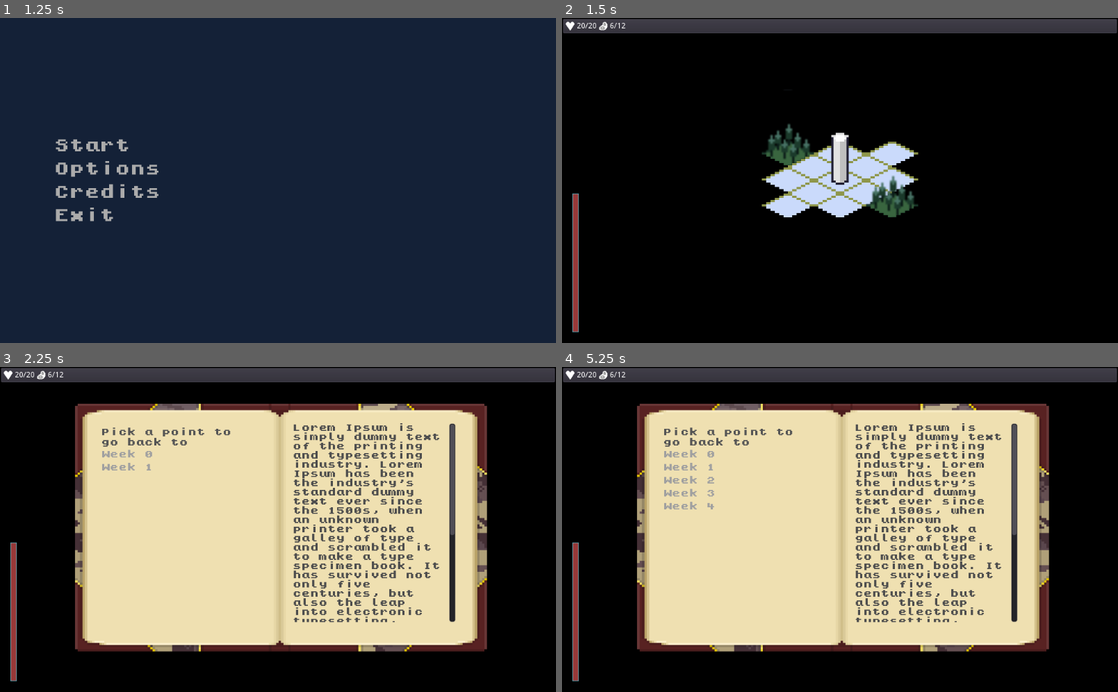
Above: before the commit, frames 1-4 (two rows, left to right).
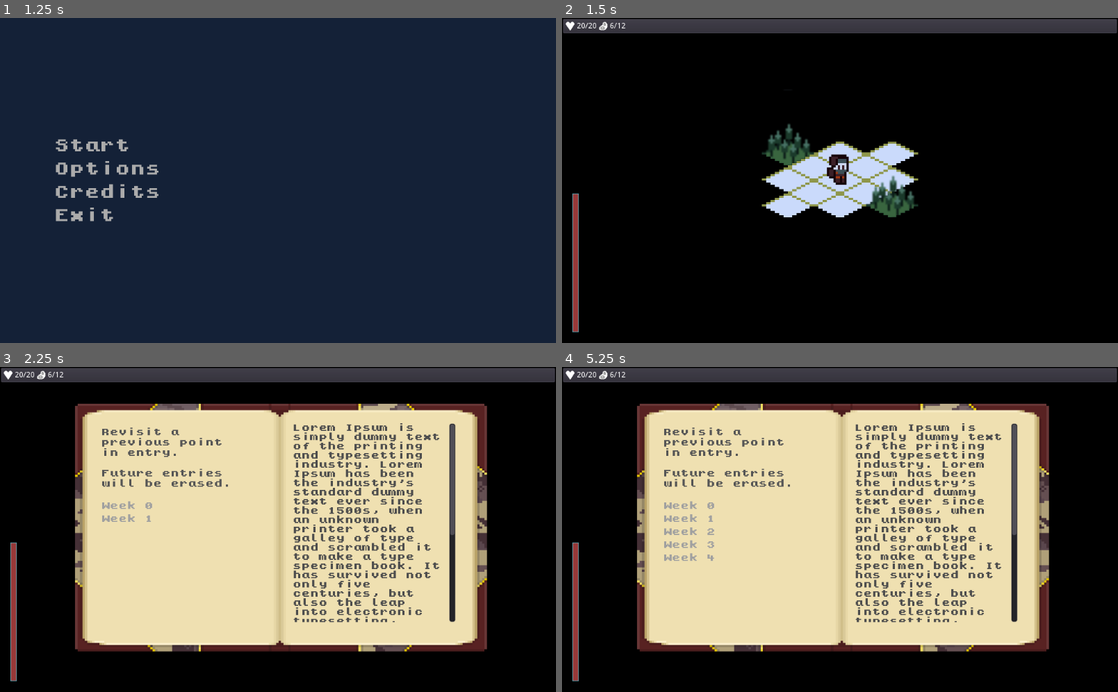
Above: after the commit, the same moments.

Repository: ZeeHatcher/project-forgotten
Game: Godot game, scene res://scenes/start_screen/start_screen.tscn
The game is run twice, just before and just after one commit, with the same random seed, the same clock (stepped at 60 frames per second) and the same inputs.
Inputs (mouse positions are in pixels of both pictures, inside the frame that each line leads up to):
- Up to frame 1 (1.25 s): tap Enter at 0.5 s; move the mouse to (400, 164) at 0.52 s; hold D (move_right) from 0.53 s (still down); tap Tab (journal) at 0.6 s; click (400, 164) at 0.67 s
- Up to frame 2 (1.5 s): release D (move_right) at 1.25 s; click "Start" at 1.25 s
- Up to frame 3 (2.25 s): move the mouse to (166, 545) at 2.02 s; hold S (move_down) from 2.03 s (still down); tap Tab (journal) at 2.1 s
- Up to frame 4 (5.25 s): tap Space at 2.75 s; move the mouse to (895, 458) at 2.77 s; release S (move_down) at 2.78 s; hold D (move_right) 2.78-3.53 s; tap Tab (journal) every 0.75 s from 2.85 to 5.1 s; move the mouse to (812, 594) at 3.52 s; hold W (move_up) 3.53-4.28 s; click (812, 594) at 3.67 s; tap Enter at 4.25 s; move the mouse to (1006, 578) at 4.27 s; hold A (move_left) from 4.28 s (still down); move the mouse to (673, 480) at 5.02 s

Frame 1 is identical in both runs. In frame 2, 0.5% of the frame differs, in the area x 47-52%, y 35-52%; in frame 3, 1.2%; in frame 4, 1.6%, in the area x 18-42%, y 18-60%.

Commit message:
added player sprite

Diff:
--- a/entities/player/player.gd
+++ b/entities/player/player.gd
@@ -26,6 +26,7 @@
 onready var _tween := $Tween
 onready var _tick_timer := $TickTimer
 onready var _animation_duration := 1.0 / speed
+onready var _sprite := $AnimatedSprite
 
 onready var target_position := global_position
 
@@ -34,7 +35,7 @@
 	food.connect("depleted", self, "_on_food_depleted")
 	health.connect("depleted", self, "_on_health_depleted")
 	temperature.connect("take_cold_damage", self, "_on_temperature_take_cold_damage")
-
+	_sprite.play("idle")
 
 func _process(delta) -> void:
 	for action in INPUTS.keys():
@@ -56,6 +57,11 @@
 	_animate_movement(move_dir)
 	emit_signal("moved", position + move_dir)
 	_tick_timer.start()
+	_face_dir(dir)
+
+
+func _face_dir(dir:Vector2) -> void:
+	_sprite.flip_h = (dir.x < 0 or dir.y > 0)
 
 
 func _will_collide(dir: Vector2) -> bool:
@@ -70,11 +76,13 @@
 		position, position + dir,
 		_animation_duration)
 	_tween.start()
+	_sprite.play("walk")
 
 
 func cancel_movement():
 	position = target_position
 	_tween.stop_all()
+	_sprite.play("idle")
 
 
 func _on_EventDetector_body_entered(body: Node) -> void:
@@ -103,3 +111,7 @@
 func _on_TickTimer_timeout():
 	temperature.tick()
 	emit_signal("temperature_updated", temperature.percentage)
+
+
+func _on_Tween_tween_all_completed():
+	_sprite.play("idle")
--- a/entities/player/player.tscn
+++ b/entities/player/player.tscn
@@ -1,11 +1,44 @@
-[gd_scene load_steps=8 format=2]
+[gd_scene load_steps=14 format=2]
 
-[ext_resource path="res://assets/placeholder_player.png" type="Texture" id=1]
+[ext_resource path="res://assets/character.png" type="Texture" id=1]
 [ext_resource path="res://entities/player/player.gd" type="Script" id=2]
 [ext_resource path="res://resources/player_food.tres" type="Resource" id=3]
 [ext_resource path="res://resources/player_health.tres" type="Resource" id=4]
 [ext_resource path="res://resources/player_inventory.tres" type="Resource" id=5]
 [ext_resource path="res://resources/player_temperature.tres" type="Resource" id=6]
+
+[sub_resource type="AtlasTexture" id=2]
+atlas = ExtResource( 1 )
+region = Rect2( 0, 0, 24, 24 )
+
+[sub_resource type="AtlasTexture" id=3]
+atlas = ExtResource( 1 )
+region = Rect2( 24, 0, 24, 24 )
+
+[sub_resource type="AtlasTexture" id=4]
+atlas = ExtResource( 1 )
+region = Rect2( 48, 0, 24, 24 )
+
+[sub_resource type="AtlasTexture" id=9]
+atlas = ExtResource( 1 )
+region = Rect2( 24, 24, 24, 24 )
+
+[sub_resource type="AtlasTexture" id=8]
+atlas = ExtResource( 1 )
+region = Rect2( 0, 24, 24, 24 )
+
+[sub_resource type="SpriteFrames" id=7]
+animations = [ {
+"frames": [ SubResource( 2 ), SubResource( 3 ), SubResource( 4 ) ],
+"loop": true,
+"name": "idle",
+"speed": 5.0
+}, {
+"frames": [ SubResource( 9 ), SubResource( 8 ) ],
+"loop": true,
+"name": "walk",
+"speed": 5.0
+} ]
 
 [sub_resource type="CircleShape2D" id=1]
 radius = 2.0
@@ -18,16 +51,19 @@
 inventory = ExtResource( 5 )
 temperature = ExtResource( 6 )
 
+[node name="AnimatedSprite" type="AnimatedSprite" parent="."]
+position = Vector2( 0, -10 )
+frames = SubResource( 7 )
+animation = "idle"
+frame = 1
+playing = true
+
 [node name="EventDetector" type="Area2D" parent="."]
 collision_layer = 0
 collision_mask = 2
 
 [node name="CollisionShape2D" type="CollisionShape2D" parent="EventDetector"]
 shape = SubResource( 1 )
-
-[node name="Sprite" type="Sprite" parent="."]
-texture = ExtResource( 1 )
-offset = Vector2( 0, -10 )
 
 [node name="CollisionRay" type="RayCast2D" parent="."]
 
@@ -38,4 +74,5 @@
 
 [connection signal="moved" from="." to="." method="_on_Player_moved"]
 [connection signal="body_entered" from="EventDetector" to="." method="_on_EventDetector_body_entered"]
+[connection signal="tween_all_completed" from="Tween" to="." method="_on_Tween_tween_all_completed"]
 [connection signal="timeout" from="TickTimer" to="." method="_on_TickTimer_timeout"]
--- a/main.tscn
+++ b/main.tscn
@@ -38,7 +38,6 @@
 }
 
 [node name="EventTiles" type="TileMap" parent="."]
-z_index = -1
 mode = 1
 tile_set = ExtResource( 1 )
 cell_size = Vector2( 24, 12 )
--- a/ui/journal/journal.tscn
+++ b/ui/journal/journal.tscn
@@ -21,13 +21,16 @@
 
 [node name="Label" type="Label" parent="LeftPage"]
 margin_right = 272.0
-margin_bottom = 35.0
+margin_bottom = 130.0
 custom_colors/font_color = Color( 0.337255, 0.337255, 0.337255, 1 )
-text = "Pick a point to go back to"
+text = "Revisit a previous point in entry.
+
+Future entries will be erased.
+"
 autowrap = true
 
 [node name="ItemList" type="ItemList" parent="LeftPage"]
-margin_top = 39.0
+margin_top = 134.0
 margin_right = 272.0
 margin_bottom = 374.0
 size_flags_horizontal = 3
